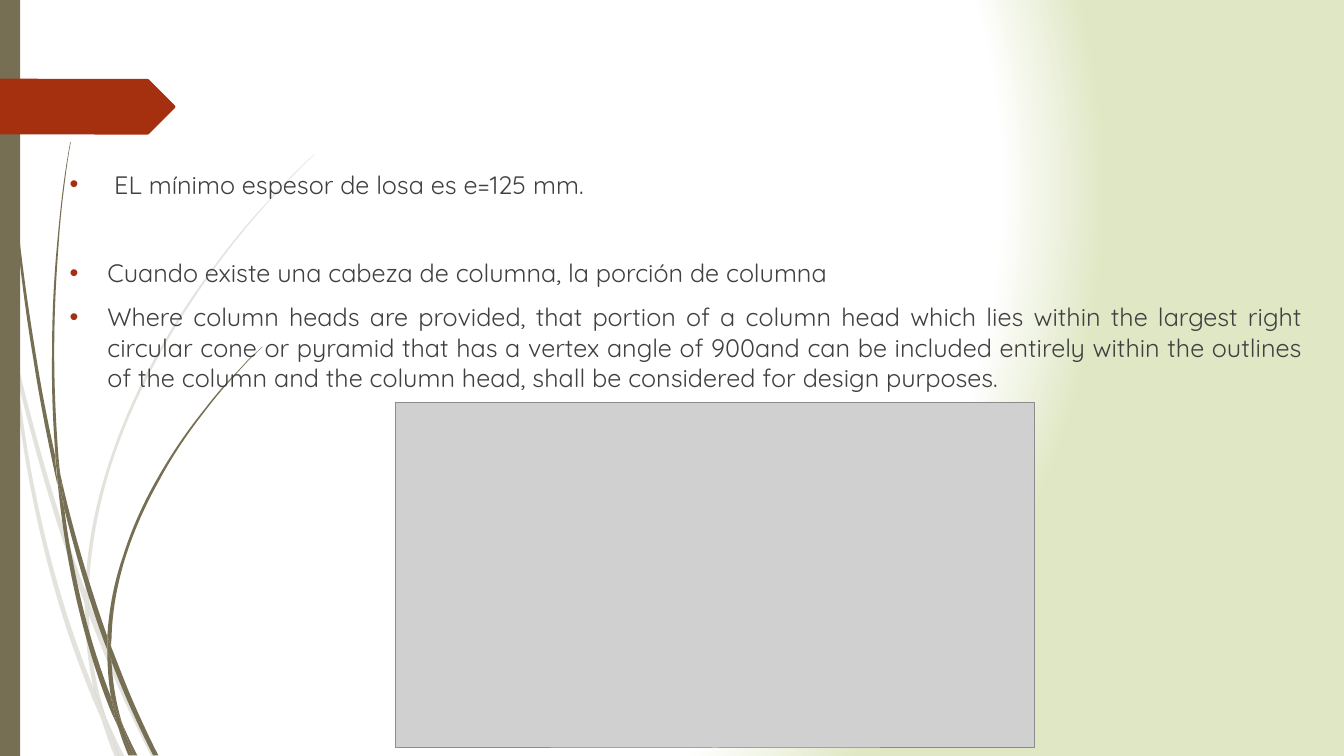
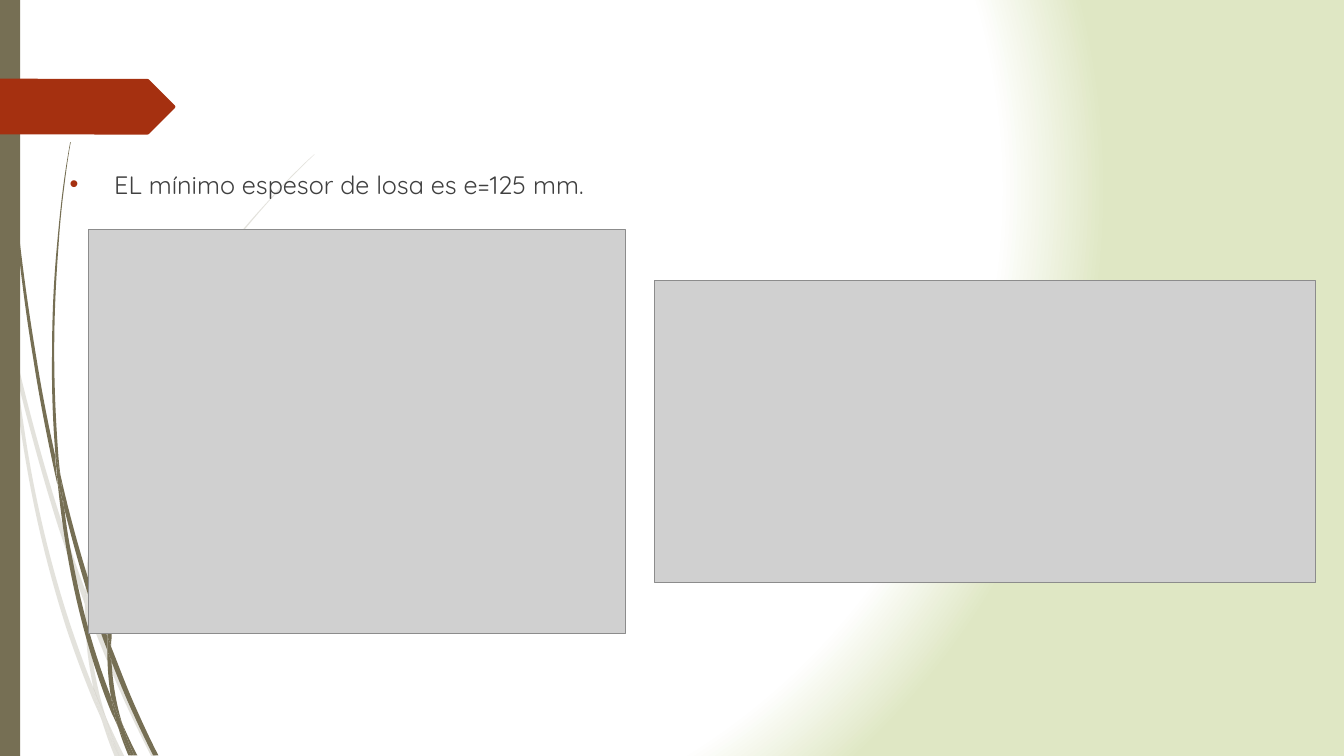
Before and after one commit to ppizarror/proyecto-CI5206, a slide deck: slide 8 of Presentación/Capiteles de Losa.pptx. Drawn at 1344x756 pixels with LibreOffice and Linux fonts; fonts in the diff are those of the drawing; grey boxes stand for pictures. Boxes give left, top, right and bottom in pixels: in the first picture for what was removed or moved away, otherwise in the second. Text is boxed around its words. In the diff, an @@ line names an element or a change of style, - is before the commit and + after.

```diff
--- a/Presentación/Capiteles de Losa.pptx
+++ b/Presentación/Capiteles de Losa.pptx
@@ picture added at [89, 230, 626, 633] @@
@@ text at [107, 263, 1302, 393]: paragraphs removed @@
-• Cuando existe una cabeza de columna, la porción de columna
-• Where column heads are provided, that portion of a column head which lies within the largest right circular cone or pyramid that has a vertex angle of 900and can be included entirely within the outlines of the column and the column head, shall be considered for design purposes.
@@ picture added at [655, 280, 1317, 583] @@
@@ picture removed at [396, 402, 1035, 748] @@
```
Also in this commit, not shown: 3 slides added.
